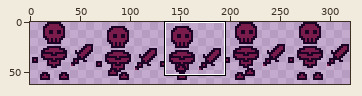
Edited in one commit: sprite sheet (assets/images/enemies/skeleton.png). The first picture is a wide view before the edit; the outline marks the close-up.
Close-up. Earlier state:
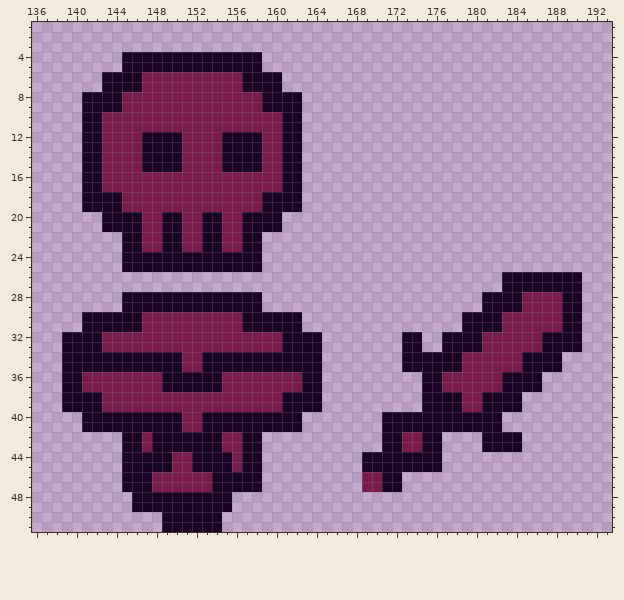
The file is 320x64 pixels. Shown: x 136..193, y 1..51. The wide view leaves out empty margins. The commit also changed other parts of the picture, which this record leaves out.
The same view after the edit:
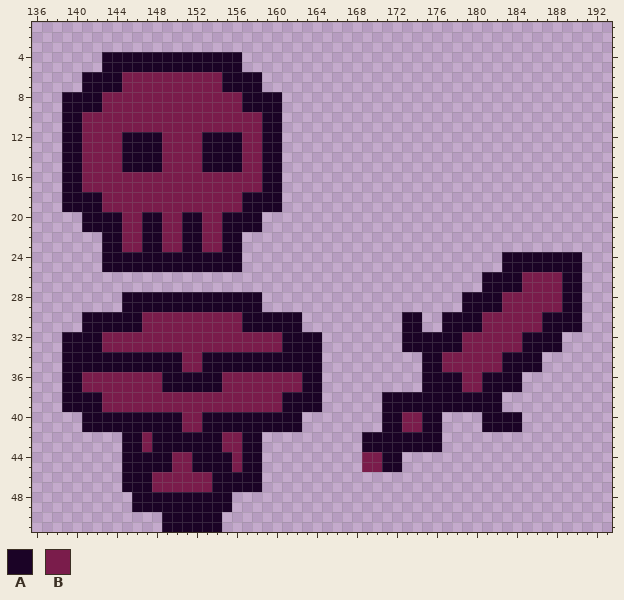
Palette (. is transparent): A #1b0326  B #7a1c4b
What changed:
@@ x 136..193 @@
  3 ..........................................................
- 4 .........AAAAAAAAAAAAAA...................................
- 5 .........AAAAAAAAAAAAAA...................................
- 6 .......AAAABBBBBBBBBBAAAA.................................
- 7 .......AAAABBBBBBBBBBAAAA.................................
- 8 .....AAAABBBBBBBBBBBBBBAAAA...............................
- 9 .....AAAABBBBBBBBBBBBBBAAAA...............................
-10 .....AABBBBBBBBBBBBBBBBBBAA...............................
-11 .....AABBBBBBBBBBBBBBBBBBAA...............................
-12 .....AABBBBAAAABBBBAAAABBAA...............................
-13 .....AABBBBAAAABBBBAAAABBAA...............................
-14 .....AABBBBAAAABBBBAAAABBAA...............................
-15 .....AABBBBAAAABBBBAAAABBAA...............................
-16 .....AABBBBBBBBBBBBBBBBBBAA...............................
-17 .....AABBBBBBBBBBBBBBBBBBAA...............................
-18 .....AAAABBBBBBBBBBBBBBAAAA...............................
-19 .....AAAABBBBBBBBBBBBBBAAAA...............................
-20 .......AAAABBAABBAABBAAAA.................................
-21 .......AAAABBAABBAABBAAAA.................................
-22 .........AABBAABBAABBAA...................................
-23 .........AABBAABBAABBAA...................................
-24 .........AAAAAAAAAAAAAA...................................
-25 .........AAAAAAAAAAAAAA...................................
-26 ...............................................AAAAAAAA...
-27 ...............................................AAAAAAAA...
-28 .........AAAAAAAAAAAAAA......................AAAABBBBAA...
-29 .........AAAAAAAAAAAAAA......................AAAABBBBAA...
-30 .....AAAAAABBBBBBBBBBAAAAAA................AAAABBBBBBAA...
-31 .....AAAAAABBBBBBBBBBAAAAAA................AAAABBBBBBAA...
-32 ...AAAABBBBBBBBBBBBBBBBBBAAAA........AA..AAAABBBBBBAAAA...
-33 ...AAAABBBBBBBBBBBBBBBBBBAAAA........AA..AAAABBBBBBAAAA...
-34 ...AAAAAAAAAAAABBAAAAAAAAAAAA........AAAAAABBBBBBAAAA.....
-35 ...AAAAAAAAAAAABBAAAAAAAAAAAA........AAAAAABBBBBBAAAA.....
-36 ...AABBBBBBBBAAAAAABBBBBBBBAA..........AABBBBBBAAAA.......
-37 ...AABBBBBBBBAAAAAABBBBBBBBAA..........AABBBBBBAAAA.......
-38 ...AAAABBBBBBBBBBBBBBBBBBAAAA..........AAAABBAAAA.........
-39 ...AAAABBBBBBBBBBBBBBBBBBAAAA..........AAAABBAAAA.........
-40 .....AAAAAAAAAABBAAAAAAAAAA........AAAAAAAAAAAA...........
-41 .....AAAAAAAAAABBAAAAAAAAAA........AAAAAAAAAAAA...........
-42 .........AABAAAAAAABBAA............AABBAA....AAAA.........
-43 .........AABAAAAAAABBAA............AABBAA....AAAA.........
-44 .........AAAAABBAAAABAA..........AAAAAAAA.................
-45 .........AAAAABBAAAABAA..........AAAAAAAA.................
-46 .........AAABBBBBBAAAAA..........BBAA.....................
-47 .........AAABBBBBBAAAAA..........BBAA.....................
+ 4 .......AAAAAAAAAAAAAA.....................................
+ 5 .......AAAAAAAAAAAAAA.....................................
+ 6 .....AAAABBBBBBBBBBAAAA...................................
+ 7 .....AAAABBBBBBBBBBAAAA...................................
+ 8 ...AAAABBBBBBBBBBBBBBAAAA.................................
+ 9 ...AAAABBBBBBBBBBBBBBAAAA.................................
+10 ...AABBBBBBBBBBBBBBBBBBAA.................................
+11 ...AABBBBBBBBBBBBBBBBBBAA.................................
+12 ...AABBBBAAAABBBBAAAABBAA.................................
+13 ...AABBBBAAAABBBBAAAABBAA.................................
+14 ...AABBBBAAAABBBBAAAABBAA.................................
+15 ...AABBBBAAAABBBBAAAABBAA.................................
+16 ...AABBBBBBBBBBBBBBBBBBAA.................................
+17 ...AABBBBBBBBBBBBBBBBBBAA.................................
+18 ...AAAABBBBBBBBBBBBBBAAAA.................................
+19 ...AAAABBBBBBBBBBBBBBAAAA.................................
+20 .....AAAABBAABBAABBAAAA...................................
+21 .....AAAABBAABBAABBAAAA...................................
+22 .......AABBAABBAABBAA.....................................
+23 .......AABBAABBAABBAA.....................................
+24 .......AAAAAAAAAAAAAA..........................AAAAAAAA...
+25 .......AAAAAAAAAAAAAA..........................AAAAAAAA...
+26 .............................................AAAABBBBAA...
+27 .............................................AAAABBBBAA...
+28 .........AAAAAAAAAAAAAA....................AAAABBBBBBAA...
+29 .........AAAAAAAAAAAAAA....................AAAABBBBBBAA...
+30 .....AAAAAABBBBBBBBBBAAAAAA..........AA..AAAABBBBBBAAAA...
+31 .....AAAAAABBBBBBBBBBAAAAAA..........AA..AAAABBBBBBAAAA...
+32 ...AAAABBBBBBBBBBBBBBBBBBAAAA........AAAAAABBBBBBAAAA.....
+33 ...AAAABBBBBBBBBBBBBBBBBBAAAA........AAAAAABBBBBBAAAA.....
+34 ...AAAAAAAAAAAABBAAAAAAAAAAAA..........AABBBBBBAAAA.......
+35 ...AAAAAAAAAAAABBAAAAAAAAAAAA..........AABBBBBBAAAA.......
+36 ...AABBBBBBBBAAAAAABBBBBBBBAA..........AAAABBAAAA.........
+37 ...AABBBBBBBBAAAAAABBBBBBBBAA..........AAAABBAAAA.........
+38 ...AAAABBBBBBBBBBBBBBBBBBAAAA......AAAAAAAAAAAA...........
+39 ...AAAABBBBBBBBBBBBBBBBBBAAAA......AAAAAAAAAAAA...........
+40 .....AAAAAAAAAABBAAAAAAAAAA........AABBAA....AAAA.........
+41 .....AAAAAAAAAABBAAAAAAAAAA........AABBAA....AAAA.........
+42 .........AABAAAAAAABBAA..........AAAAAAAA.................
+43 .........AABAAAAAAABBAA..........AAAAAAAA.................
+44 .........AAAAABBAAAABAA..........BBAA.....................
+45 .........AAAAABBAAAABAA..........BBAA.....................
+46 .........AAABBBBBBAAAAA...................................
+47 .........AAABBBBBBAAAAA...................................
 48 ..........AAAAAAAAAA......................................
